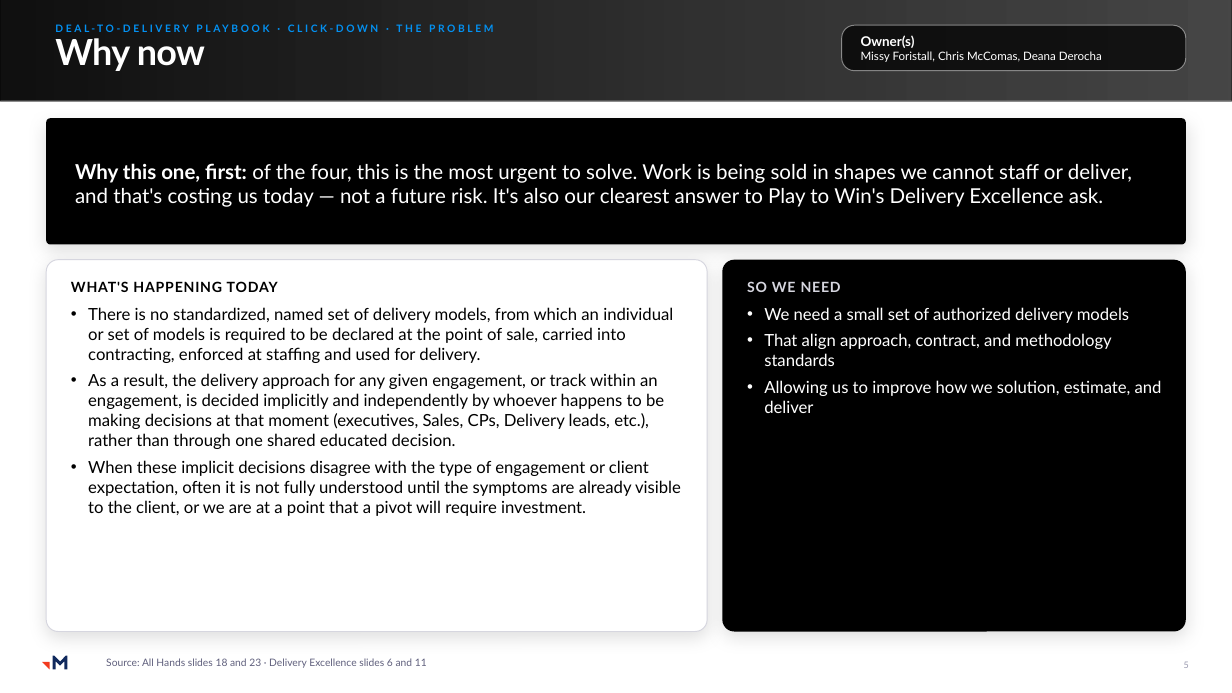
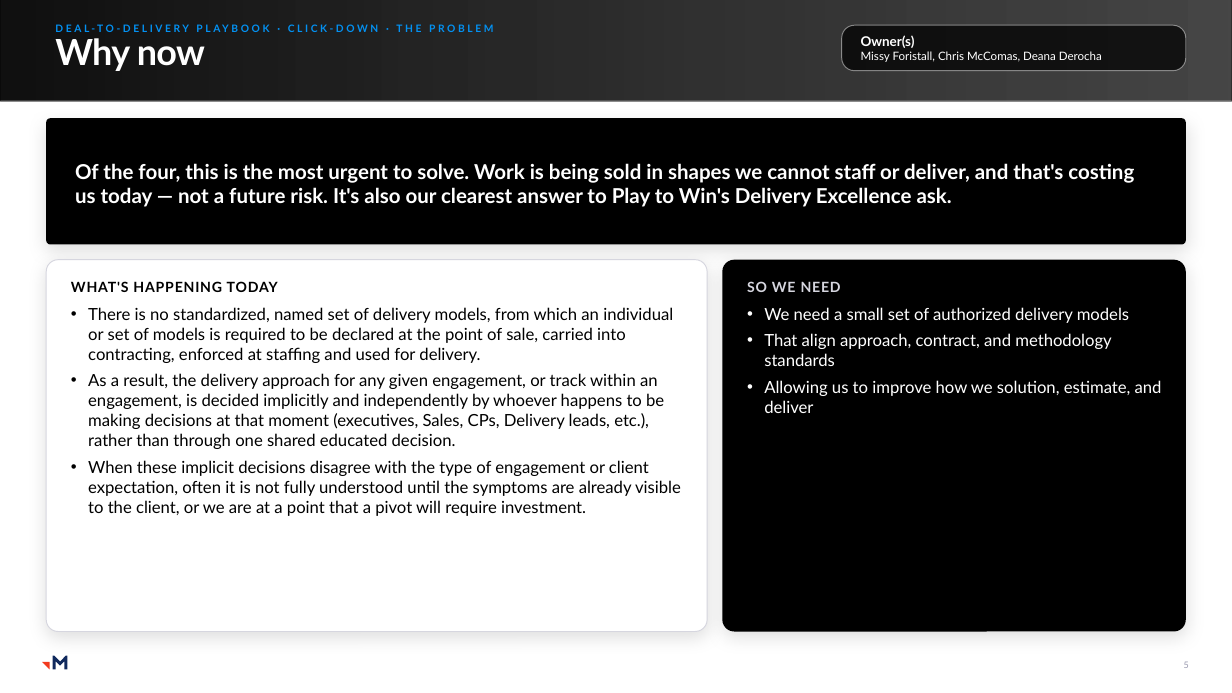
Before and after one commit to RachelHarrisMerkle/BasicMerkle, a slide deck: slide 5 of Priorities_Master.pptx. Drawn at 1232x693 pixels with LibreOffice and Linux fonts; fonts in the diff are those of the drawing; grey boxes stand for pictures. Boxes give left, top, right and bottom in pixels: in the first picture for what was removed or moved away, otherwise in the second. Text is boxed around its words. In the diff, an @@ line names an element or a change of style, - is before the commit and + after.

```diff
--- a/Priorities_Master.pptx
+++ b/Priorities_Master.pptx
@@ text in rounded rectangle at (75, 163, 1134, 207): text changed; bold on @@
-Why this one, first: of the four, this is the most urgent to solve. Work is being sold in shapes we cannot staff or deliver, and that's costing us today — not a future risk. It's also our clearest answer to Play to Win's Delivery Excellence ask.
+Of the four, this is the most urgent to solve. Work is being sold in shapes we cannot staff or deliver, and that's costing us today — not a future risk. It's also our clearest answer to Play to Win's Delivery Excellence ask.
@@ text removed at (106, 658, 427, 668) @@
-Source: All Hands slides 18 and 23 · Delivery Excellence slides 6 and 11
```
Also in this commit, not shown: 36 other slides changed, 8 slides added, 1 other file.
